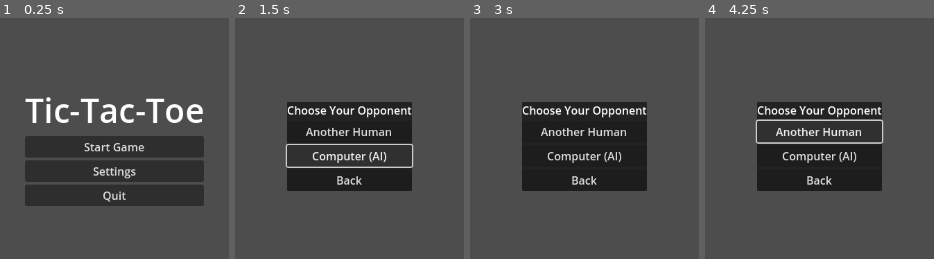
Above: before the commit, frames 1-4 (left to right).
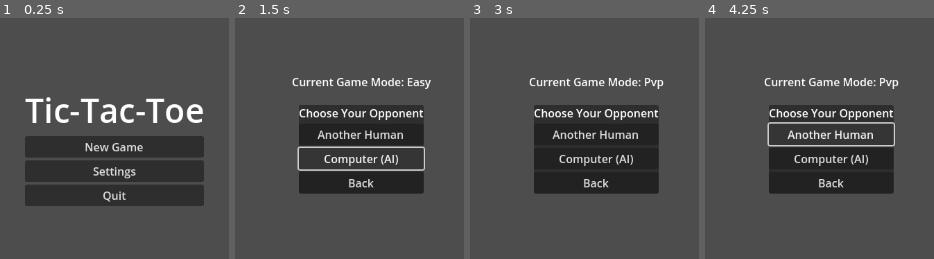
Above: after the commit, the same moments.

Repository: codystuart/tic-tac-godot
Game: Godot game, scene res://main_menu.tscn
Two runs of this game, one before a commit and one after it. Both use one fixed random seed, a clock stepped at 60 frames per second and the inputs below.
Inputs:
- Up to frame 1 (0.25 s): no input
- Up to frame 2 (1.5 s): click "Start Game" (after the commit: "New Game") at 0.5 s; click "Computer (AI)" at 1.25 s
- Up to frame 3 (3 s): click "Back" at 2 s; click "Start Game" (after the commit: "New Game") at 2.75 s
- Up to frame 4 (4.25 s): click "Another Human" at 3.5 s

The runs differ from the first frame. In frame 1, 0.5% of the frame differs, in the area x 36-63%, y 51-56%; in frame 2, 11%, in the area x 21-86%, y 24-74%; in frame 3, 10%; in frame 4, 11%.

Commit message:
Improved game functionality in regards to AI Opponents
game_manager.gd:
     Added a signal to emit when the game mode changes

main_menu.tscn:
      Changed text of start button to "New Game"  from "Start Game" since the player is takent o a new menu rather than starting the game immediately

game_start_settings.tscn:
      Added start and back buttons to the ai difficulty menu, as well as reorganized item layout

game_start_settings.gd:
     Added functionality for current game mode label, improved AI difficulty UI and added code for added buttons.

Diff:
--- a/game_manager.gd
+++ b/game_manager.gd
@@ -1,4 +1,10 @@
 extends Node
 
+#Game Mode Signal
+signal game_mode_changed
+
 # Manages global game state variables
-var game_mode = "pvp" # Can be pvp, easy, or hard
+var game_mode = "pvp": # Can be pvp, easy, or hard
+	set(new_value):
+		game_mode = new_value
+		game_mode_changed.emit()
--- a/game_start_settings.gd
+++ b/game_start_settings.gd
@@ -1,4 +1,7 @@
 extends Control
+
+# Game Mode Display Reference
+@onready var current_game_mode_label = $GameModeDisplayLabel
 
 # Opponent button references
 @onready var opponent_choice_panel = $PanelContainer
@@ -7,21 +10,35 @@
 @onready var back_button = $PanelContainer/VBoxContainer/BackButton
 
 # Difficulty button references
-@onready var ai_difficulty_options = $VBoxContainer/DifficultyButton
+@onready var ai_difficulty_options = $PanelContainer/VBoxContainer2/DifficultyButton
+@onready var start_button = $PanelContainer/VBoxContainer2/StartButton
+@onready var ai_back_button = $PanelContainer/VBoxContainer2/AIBackButton
 
 const SOUND_UI_CLICK = preload("res://Audio/click_002.ogg")
 
 func _ready():
+	# Connect to game mode signal
+	GameManager.game_mode_changed.connect(update_display)
+
 	# Connect the buttons inside of the PanelContinaer
 	human_button.pressed.connect(_on_human_button_pressed)
 	ai_button.pressed.connect(_on_ai_button_pressed)
 	back_button.pressed.connect(_on_back_button_pressed)
 
+	start_button.pressed.connect(_on_start_button_pressed)
+	ai_back_button.pressed.connect(_on_ai_back_button_pressed)
 	ai_difficulty_options.item_selected.connect(_on_difficulty_selected)
 	if GameManager.game_mode == "easy":
 		ai_difficulty_options.select(0)
 	elif GameManager.game_mode == "hard":
 		ai_difficulty_options.select(1)
+
+func update_display():
+	# Read the current game mode from GameManager and then,
+	# Set the label's text to display the current game mode
+	var current_mode = GameManager.game_mode
+	current_game_mode_label.text = "Current Game Mode: " + current_mode.capitalize()
+
 
 # --- Popup panel button functions ---
 func _on_human_button_pressed():
@@ -31,21 +48,32 @@
 	get_tree().change_scene_to_file("res://tic_tac_toe.tscn")
 
 func _on_ai_button_pressed():
-	#GameManager.game_mode = "easy" # TODO: Fix this so that the option dropdown selection actually sets the AI difficulty.
+	# Default to easy as the game mode when AI is selected
+	GameManager.game_mode = "easy"
 	SfxManager.play(SOUND_UI_CLICK)
 	await MusicManager.fade_out_music(1.0)
-	$PanelContainer.hide()
-	$VBoxContainer.show()
-	#get_tree().change_scene_to_file("res://tic_tac_toe.tscn")
+	$PanelContainer/VBoxContainer.hide()
+	$PanelContainer/VBoxContainer2.show()
 
 func _on_back_button_pressed():
 	SfxManager.play(SOUND_UI_CLICK)
 	get_tree().change_scene_to_file("res://main_menu.tscn")
 
+func _on_ai_back_button_pressed():
+	SfxManager.play(SOUND_UI_CLICK)
+	$PanelContainer/VBoxContainer2.hide()
+	$PanelContainer/VBoxContainer.show()
+
 func _on_difficulty_selected(index):
 	if index == 0:
 		GameManager.game_mode = "easy"
-		get_tree().change_scene_to_file("res://tic_tac_toe.tscn")
 	elif index == 1:
 		GameManager.game_mode = "hard"
-		get_tree().change_scene_to_file("res://tic_tac_toe.tscn")
+
+func _on_start_button_pressed():
+	SfxManager.play(SOUND_UI_CLICK)
+	if ai_difficulty_options.get_selected_id() == 0:
+		GameManager.game_mode = "easy"
+	else: # easy has an ID of 0 and hard an ID of 1, so if the ID isn't 0 (easy), then it must be 1 (hard)
+		GameManager.game_mode = "hard"
+	get_tree().change_scene_to_file("res://tic_tac_toe.tscn")
--- a/game_start_settings.tscn
+++ b/game_start_settings.tscn
@@ -7,24 +7,25 @@
 anchors_preset = 15
 anchor_right = 1.0
 anchor_bottom = 1.0
+offset_left = 17.0
+offset_top = 4.0
+offset_right = 17.0
+offset_bottom = 4.0
 grow_horizontal = 2
 grow_vertical = 2
 script = ExtResource("1_t53a1")
 
-[node name="ColorRect" type="ColorRect" parent="."]
+[node name="GameModeDisplayLabel" type="Label" parent="."]
 layout_mode = 1
-anchors_preset = 8
+anchors_preset = 5
 anchor_left = 0.5
-anchor_top = 0.5
 anchor_right = 0.5
-anchor_bottom = 0.5
-offset_left = -90.0
-offset_top = -64.0
-offset_right = 90.0
-offset_bottom = 64.0
+offset_left = -97.5
+offset_top = 215.0
+offset_right = 97.5
+offset_bottom = 238.0
 grow_horizontal = 2
-grow_vertical = 2
-color = Color(0.18359, 0.18359, 0.18359, 1)
+text = "Current Game Mode: Pvp"
 
 [node name="PanelContainer" type="PanelContainer" parent="."]
 layout_mode = 2
@@ -56,32 +57,22 @@
 text = "Back
 "
 
-[node name="VBoxContainer" type="VBoxContainer" parent="."]
+[node name="VBoxContainer2" type="VBoxContainer" parent="PanelContainer"]
 visible = false
-layout_mode = 1
-anchors_preset = 8
-anchor_left = 0.5
-anchor_top = 0.5
-anchor_right = 0.5
-anchor_bottom = 0.5
-offset_left = -35.5
-offset_top = -56.0
-offset_right = 35.5
-offset_bottom = 56.0
-grow_horizontal = 2
-grow_vertical = 2
+layout_mode = 2
 
-[node name="Label7" type="Label" parent="VBoxContainer"]
+[node name="Label7" type="Label" parent="PanelContainer/VBoxContainer2"]
 layout_mode = 2
 theme_override_font_sizes/font_size = 36
 text = "AI "
 horizontal_alignment = 1
 
-[node name="Label8" type="Label" parent="VBoxContainer"]
+[node name="Label8" type="Label" parent="PanelContainer/VBoxContainer2"]
 layout_mode = 2
 text = "Difficulty"
+horizontal_alignment = 1
 
-[node name="DifficultyButton" type="OptionButton" parent="VBoxContainer"]
+[node name="DifficultyButton" type="OptionButton" parent="PanelContainer/VBoxContainer2"]
 layout_mode = 2
 selected = 0
 item_count = 2
@@ -89,3 +80,11 @@
 popup/item_0/id = 0
 popup/item_1/text = "Hard"
 popup/item_1/id = 2
+
+[node name="StartButton" type="Button" parent="PanelContainer/VBoxContainer2"]
+layout_mode = 2
+text = "Start Game"
+
+[node name="AIBackButton" type="Button" parent="PanelContainer/VBoxContainer2"]
+layout_mode = 2
+text = "Back"
--- a/main_menu.tscn
+++ b/main_menu.tscn
@@ -29,7 +29,7 @@
 
 [node name="StartButton" type="Button" parent="CenterContainer/VBoxContainer"]
 layout_mode = 2
-text = "Start Game"
+text = "New Game"
 
 [node name="SettingsButton" type="Button" parent="CenterContainer/VBoxContainer"]
 layout_mode = 2
